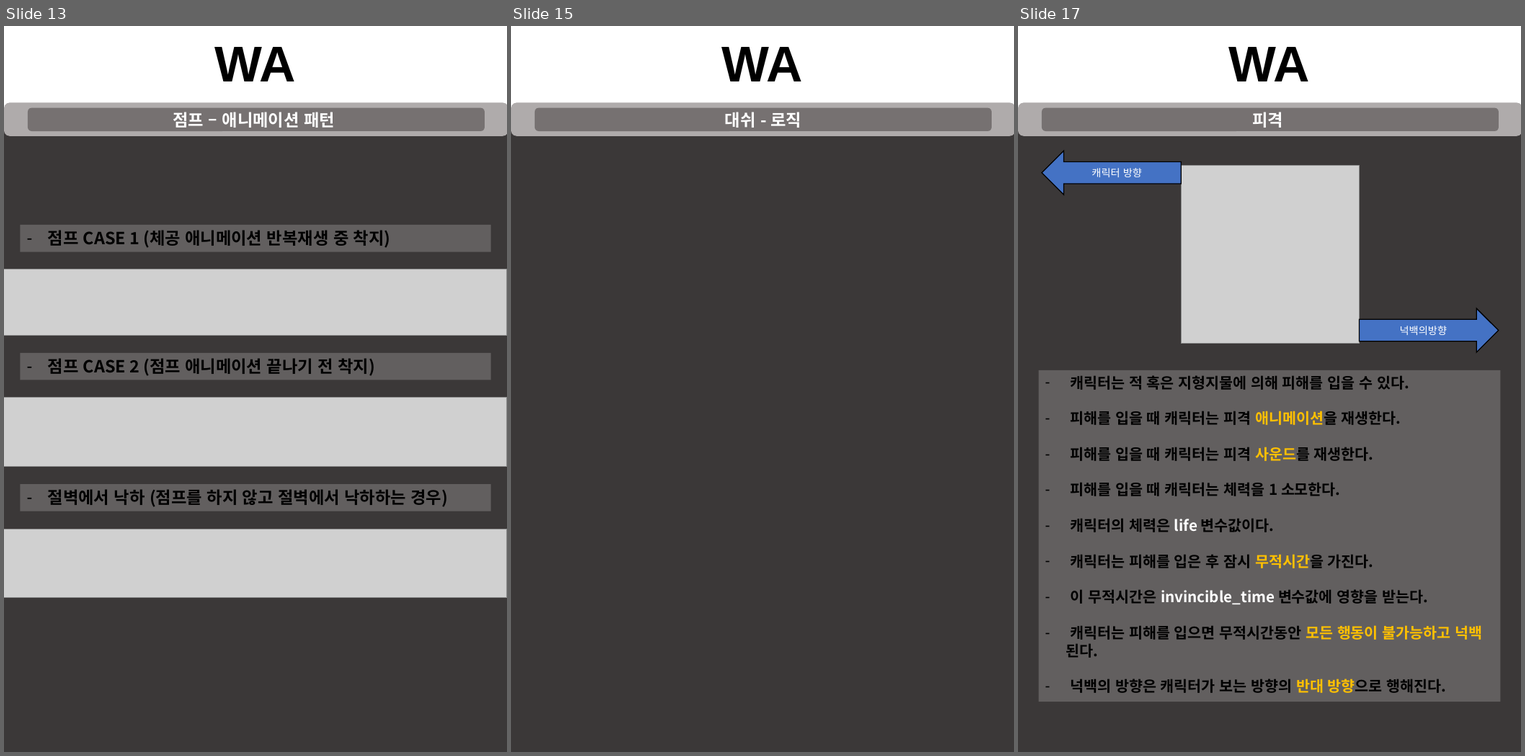
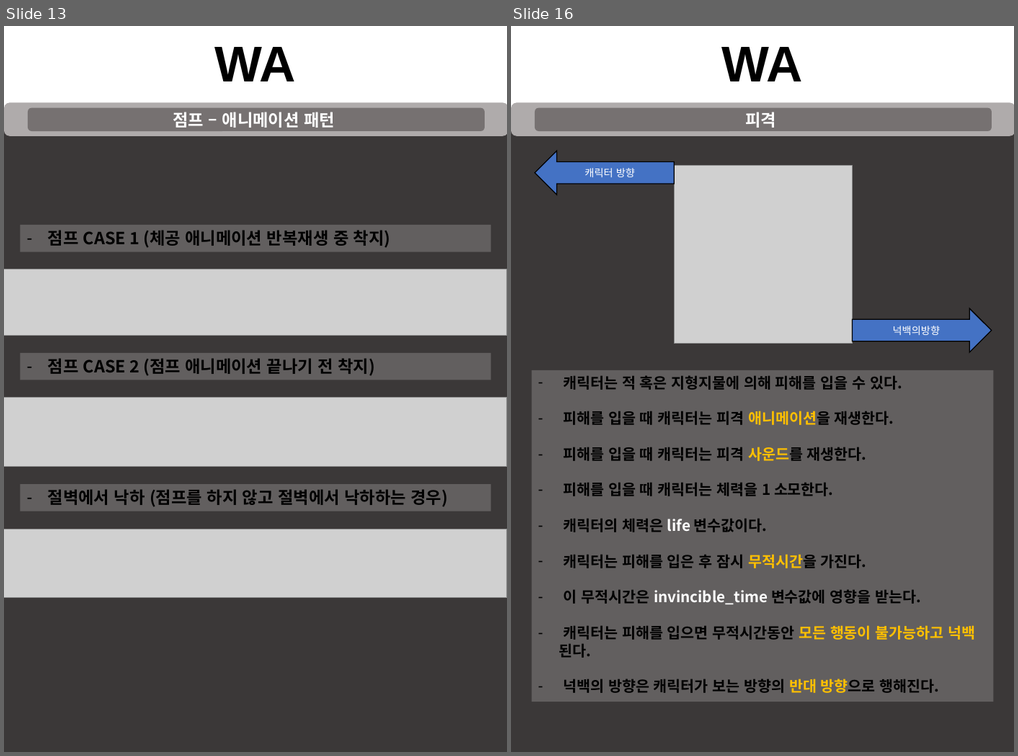
Before and after one commit to taeseongeom/WA, a slide deck: 기획서/신버전/캐릭터 시스템.pptx. Shown side by side, each under a label of ours: slides 13, 15 and 17 before the commit, slides 13 and 16 after it; the slides between them are not shown. The pictures are 1525x756 and 1018x756 pixels, drawn with LibreOffice and Linux fonts; fonts in the diff are those of the drawing; grey boxes stand for pictures. Boxes give left, top, right and bottom in pixels: in the first picture for what was removed or moved away, otherwise in the second. Text is boxed around its words. In the diff, an @@ line names an element or a change of style, - is before the commit and + after.

```diff
--- a/기획서/신버전/캐릭터 시스템.pptx
+++ b/기획서/신버전/캐릭터 시스템.pptx
@@ slide 15 removed at [511, 26, 1014, 752], background #FFFFFF @@
@@ text removed at [722, 47, 803, 81] @@
-WA
@@ rectangle removed at [511, 108, 1014, 752] @@
@@ rounded rectangle removed at [511, 102, 1014, 136] @@
@@ rounded rectangle removed at [535, 108, 991, 131] @@
-대쉬 - 로직
@@ what was slide 17 is now slide 16 @@
```
Also in this commit, not shown: 5 slides changed, 1 other file.
